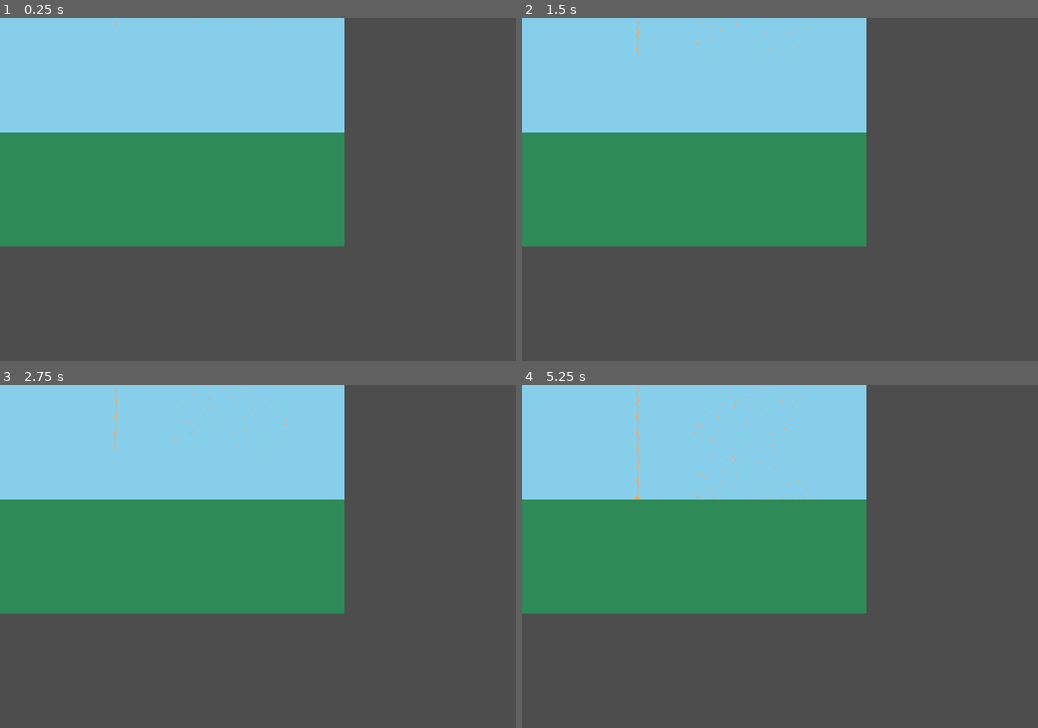
Above: before the commit, frames 1-4 (two rows, left to right).
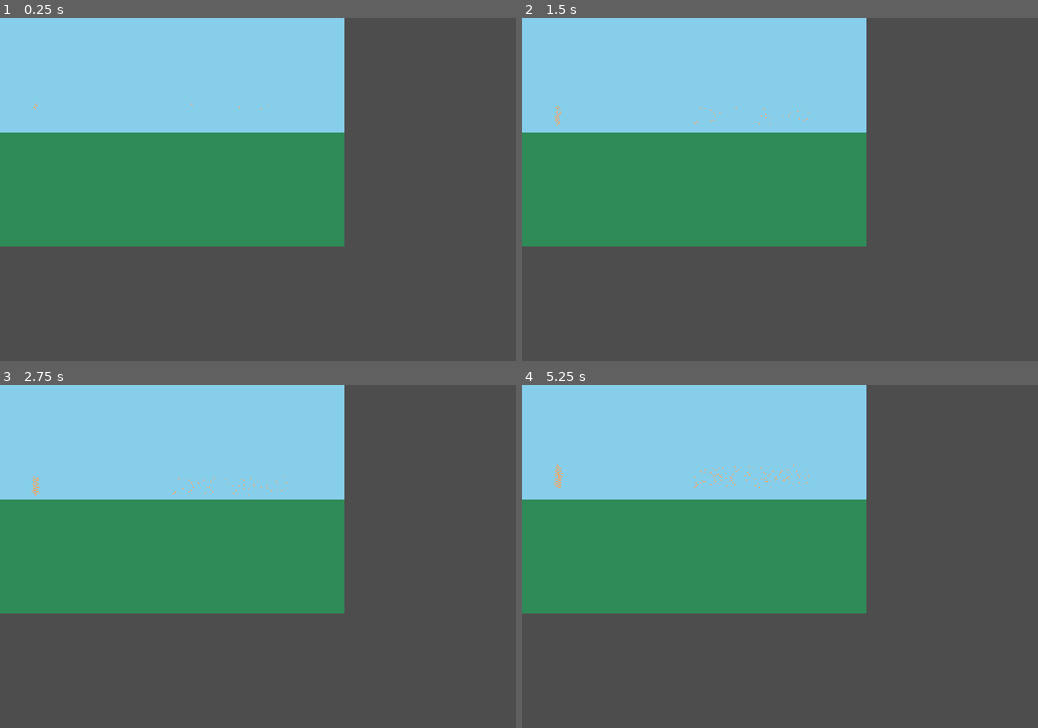
Above: after the commit, the same moments.

Repository: evhpwd/Feed-the-Dragons
Game: Godot game, scene res://Main.tscn
Two runs of this game, one before a commit and one after it. Both use one fixed random seed, a clock stepped at 60 frames per second and the inputs below.
Inputs (mouse positions are in pixels of both pictures, inside the frame that each line leads up to):
- Up to frame 1 (0.25 s): no input
- Up to frame 2 (1.5 s): tap Enter at 0.5 s; move the mouse to (893, 172) at 0.52 s; hold G (swap_gravity, bound only after the commit) 0.53-1.28 s; click (893, 172) at 0.67 s; move the mouse to (676, 206) at 1.27 s; tap G (swap_gravity, bound only after the commit) at 1.35 s; click (676, 206) at 1.42 s
- Up to frame 3 (2.75 s): move the mouse to (309, 481) at 2.02 s; hold G (swap_gravity, bound only after the commit) from 2.03 s (still down); click (309, 481) at 2.17 s
- Up to frame 4 (5.25 s): move the mouse to (754, 625) at 2.77 s; release G (swap_gravity, bound only after the commit) at 2.78 s; tap G (swap_gravity, bound only after the commit) at 2.85, 4.35 s; click (754, 625) at 2.92 s; move the mouse to (934, 607) at 3.52 s; hold G (swap_gravity, bound only after the commit) 3.53-4.28 s; click (934, 607) at 3.67 s; move the mouse to (625, 505) at 4.27 s; click (625, 505) at 4.42 s; move the mouse to (805, 556) at 5.02 s; hold G (swap_gravity, bound only after the commit) from 5.03 s (still down); click (805, 556) at 5.17 s

The runs differ from the first frame. In frame 1, less than 0.1% of the frame differs, in the area x 6-52%, y 0-27%; in frame 2, less than 0.1%; in frame 3, 0.1%; in frame 4, 0.3%, in the area x 6-56%, y 0-34%.

Commit message:
Add gravity toggle

Diff:
--- a/Main.gd
+++ b/Main.gd
@@ -16,6 +16,7 @@
 
 @onready var image = Image.create(width, height, false, Image.FORMAT_RGB8)
 @onready var grid_sprite = $GridTex
+var gravity_down = false
 
 func _ready():
 	grid.resize(width * height)
@@ -44,6 +45,8 @@
 		changed = false
 
 func _input(event):
+	if event is InputEventKey and event.is_action_pressed("swap_gravity"):
+		gravity_down = !gravity_down
 	if event is InputEventMouseMotion and Input.is_mouse_button_pressed(MOUSE_BUTTON_LEFT):
 		var viewport = get_viewport()
 		if (
@@ -88,15 +91,15 @@
 
 func _physics_process(_delta):
 	changed = true
-	grid[450 + randi() % 100] = 1
-	grid[400] = 1
+	grid[int(width * 80.5) + randi() % 100] = 1
+	grid[width * 80 + 30] = 1
 
 	var new_grid := PackedByteArray()
 	new_grid.resize(width * height)
 	new_grid.fill(AIR)
 
-	for row in range(height-1, -1, -1):
-		for col in range(width-1, -1, -1):
+	for row in range(height):
+		for col in range(width):
 			var cell = grid[(row * width) + col]
 			if cell == SAND:
 				if not move_cell(row, col, new_grid):
@@ -109,7 +112,7 @@
 
 func move_cell(row, col, new_grid):
 	var current = (row * width) + col
-	var below = ((row + 1) * width) + col
+	var below = ((row + (1 if gravity_down else -1)) * width) + col
 
 	if grid[below] == AIR:
 		new_grid[below] = grid[current]
--- a/project.godot
+++ b/project.godot
@@ -27,6 +27,14 @@
 version_control/plugin_name="GitPlugin"
 version_control/autoload_on_startup=true
 
+[input]
+
+swap_gravity={
+"deadzone": 0.5,
+"events": [Object(InputEventKey,"resource_local_to_scene":false,"resource_name":"","device":-1,"window_id":0,"alt_pressed":false,"shift_pressed":false,"ctrl_pressed":false,"meta_pressed":false,"pressed":false,"keycode":0,"physical_keycode":71,"key_label":0,"unicode":103,"echo":false,"script":null)
+]
+}
+
 [physics]
 
 common/physics_ticks_per_second=20
